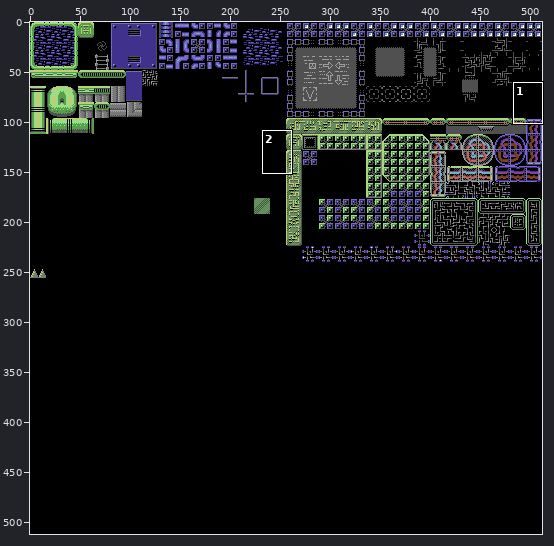
A sprite sheet gets an edit: assets/graphics/tilesets/Tileset.png. Above, an overview of the earlier version with the close-up marked.
Close-up. Before the commit:
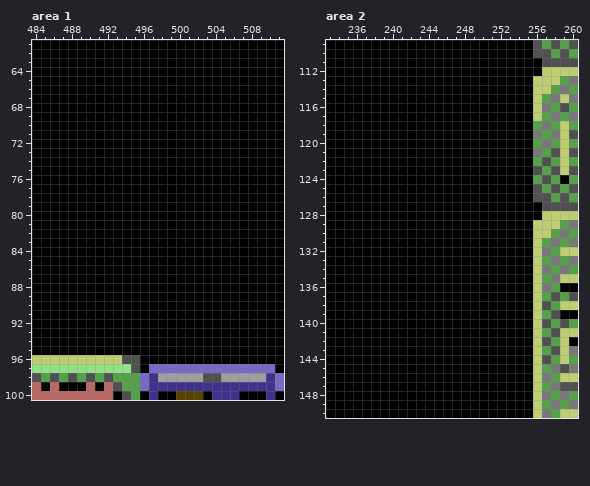
The file is 512x512 pixels. Shown: area 1: x 484..511, y 61..100; area 2: x 233..260, y 109..150.
And afterwards:
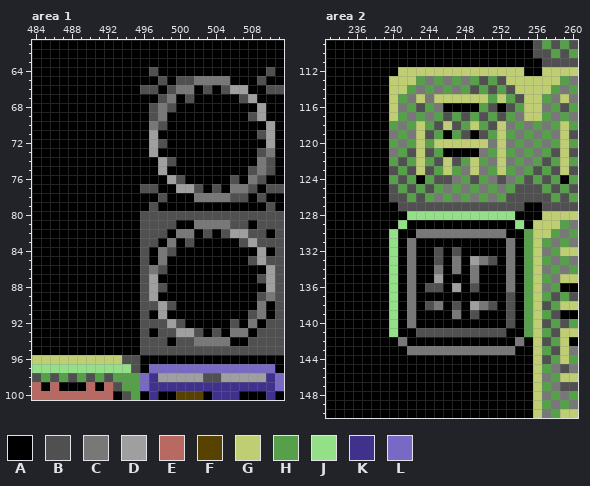
Palette (. is transparent): A #000000  B #505050  C #787878  D #9f9f9f  E #b86962  F #574200  G #bfce72  H #55a049  J #94e089  K #40318d  L #7869c4
From old to new:
Changed rows in their new state; - is an unchanged pixel.
Area 1:
first column x 496:
 64 -B------------B-
 65 --B-BBCCCC---B--
 66 BB-BCC-B-BDD--BB
 67 --BC-B-----BD---
 68 -BCB---------D--
 69 -BC---------BD--
 70 -CB-----------D-
 71 -D-----------BD-
 72 -DB-----------D-
 73 -D-----------BC-
 74 --DB---------CB-
 75 --D---------BCB-
 76 ---DB-----B-CB--
 77 BB--DDB-B-CCB-BB
 78 --B---CCCCBB-B--
 79 -B------------B-
 80 BBBBBBBBBBBBBBBB
 81 BBBB--CCCCBB-BBB
 82 BBB-CC-B-BDDBB-B
 83 BB-C-B-----BDBBB
 84 B-CB---------D-B
 85 B-C---------BDBB
 86 BCB-----------DB
 87 BD-----------BDB
 88 BDB-----------DB
 89 BD-----------BCB
 90 BBDB---------C-B
 91 B-D---------BC-B
 92 BBBDB-----B-C-BB
 93 B-BBDDB-B-CC-BBB
 94 BBB-BBCCCC--BBBB
 95 BBBBBBBBBBBBBBBB
Area 2:
first column x 240:
112 -GGGGGGGGGGGGGG-
113 GGGHCHCHCHBHBGGG
114 GGHCHCHCHBHBHBGG
115 GHCGCGGGGGGHGHBG
116 GCHBHC----HB-BHG
117 GHCHCHBHBHBHBHCG
118 HCHGHBGBHGHBGCHC
119 CHCGBH-HB-BHGHCH
120 HCHGHGGGGGGCGCHC
121 CHBGBH----CHGHCH
122 HBHGHBGBHGHCGCHC
123 BHBGBHGHCGCHGHCH
124 HBH-HBBCHBHCBCHB
125 BHBHBHCHCHCHCHBB
126 BBHBHCHCHCHCHBBB
127 -BBBBBBBBBBBBBB-
128 --JJJJJJJJJJJJ--
129 -J------------J-
130 J--CCCCCCCCCC--H
131 J-C----------C-H
132 J-C--B-B-----C-H
133 J-C--B-C-DCB-C-H
134 J-C--C-C-C---C-H
135 J-C--D---C---C-H
136 J-C-BB-D-B---C-H
137 J-C----------B-H
138 J-C-BC-B-DCB-B-H
139 J-C----C-B---B-H
140 J-C----------B-H
141 J--BBBBBBBBBB--H
142 -C------------C-
143 --CCCCCCCCCCCC--
Changed places in both close-ups, as pixel boxes (x1, y1, x2, y2):
changed: (140, 67, 284, 355)
changed: (389, 67, 533, 355)
